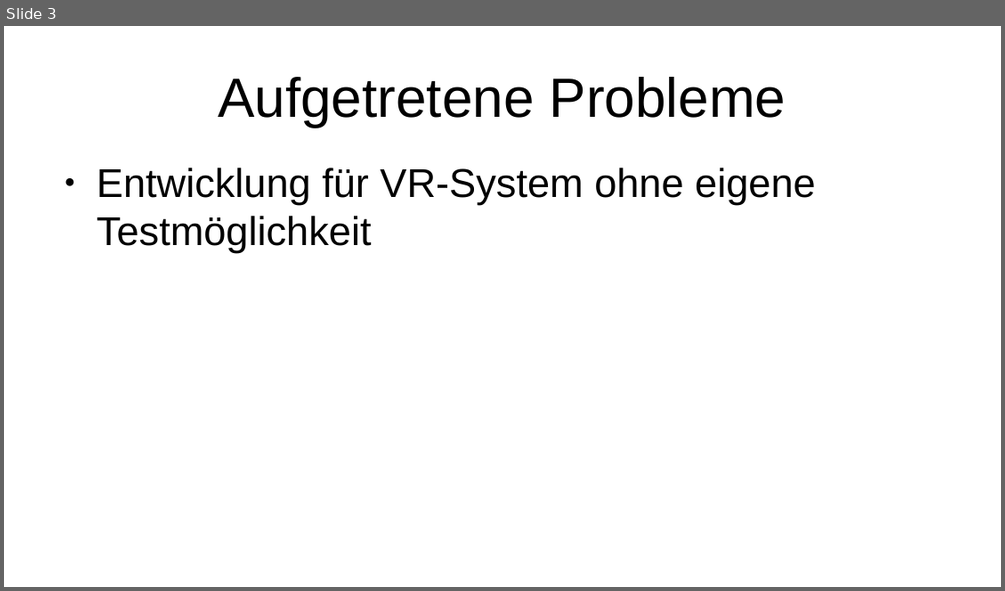
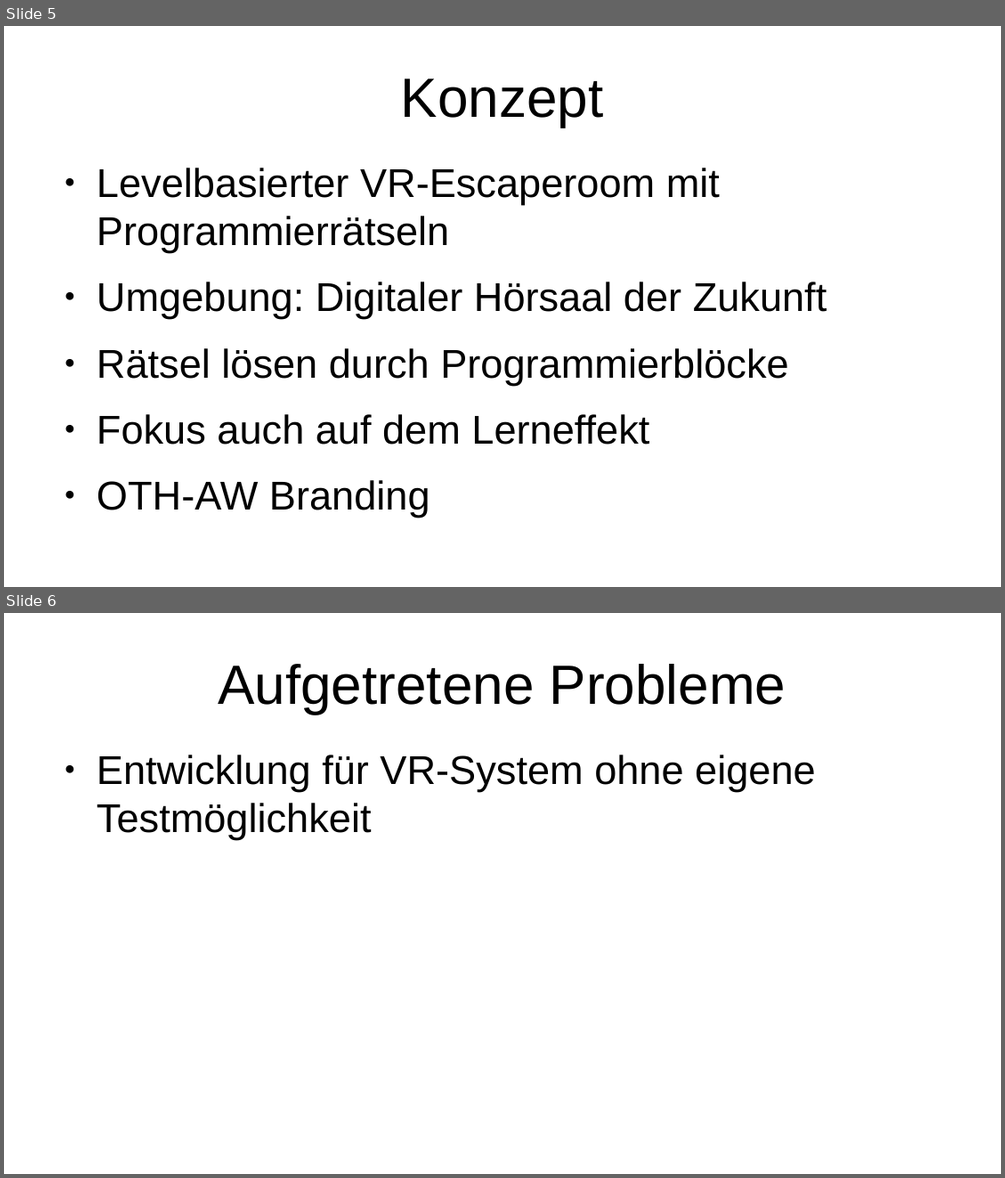
Before and after one commit to sebastian-steindl/EscapeTheVR, a slide deck: EntwurfPräsi.odp. Shown one above the other, each under a label of ours: slide 3 before the commit, slides 5 and 6 after it. The pictures are 1005x591 and 1005x1178 pixels, drawn with LibreOffice and Linux fonts; fonts in the diff are those of the drawing. Boxes give left, top, right and bottom in pixels: in the first picture for what was removed or moved away, otherwise in the second. Text is boxed around its words. In the diff, an @@ line names an element or a change of style, - is before the commit and + after.

```diff
--- a/EntwurfPräsi.odp
+++ b/EntwurfPräsi.odp
@@ slide 5 added at box(4, 26, 1001, 587), background #FFFFFF @@
@@ title added at box(401, 79, 604, 127), 44 pt, text #000000 @@
+Konzept
@@ text added at box(97, 168, 826, 517), 32 pt, text #000000 @@
+● Levelbasierter VR-Escaperoom mit Programmierrätseln
+● Umgebung: Digitaler Hörsaal der Zukunft
+● Rätsel lösen durch Programmierblöcke
+● Fokus auch auf dem Lerneffekt
+● OTH-AW Branding
@@ what was slide 3 is now slide 6 @@
```
Also in this commit, not shown: 1 slide changed, 3 other slides added, 1 slide removed.
